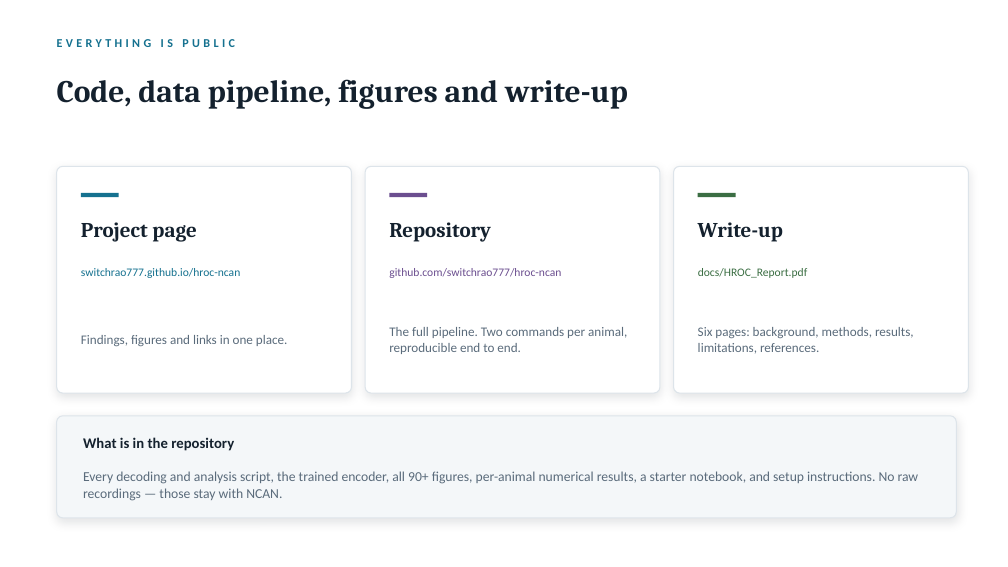
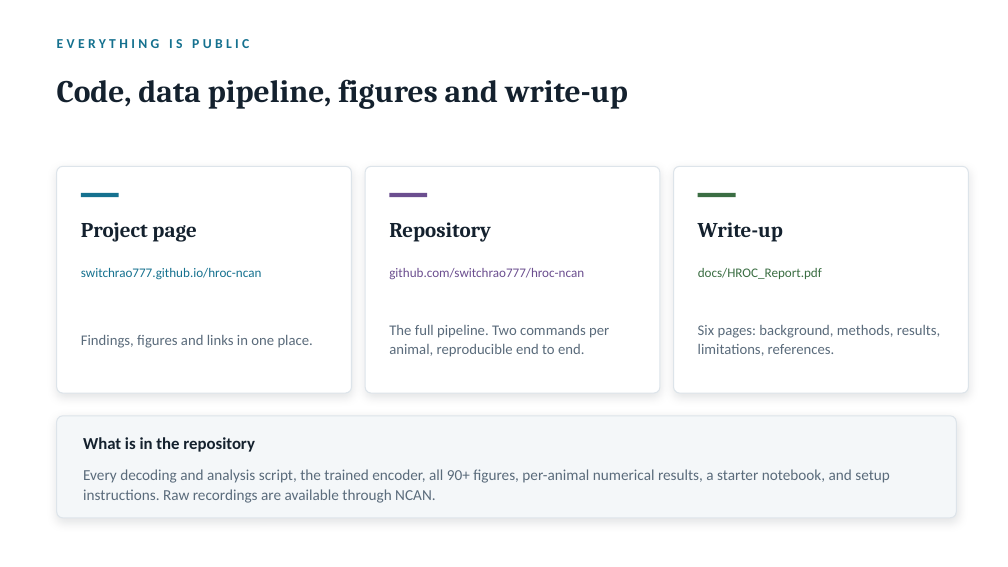
Before and after one commit to switchrao777/hroc-ncan, a slide deck: slide 33 of slides/HROC_Team_Presentation.pptx. Drawn at 1008x567 pixels with LibreOffice and Linux fonts; fonts in the diff are those of the drawing. Boxes give left, top, right and bottom in pixels: in the first picture for what was removed or moved away, otherwise in the second. Text is boxed around its words. In the diff, an @@ line names an element or a change of style, - is before the commit and + after.

```diff
--- a/slides/HROC_Team_Presentation.pptx
+++ b/slides/HROC_Team_Presentation.pptx
@@ text "EVERYTHING IS PUBLIC" at [57,39,249,48]: size 11.5 to 13 pt @@
@@ size 11 to 12.5 pt in 3 elements at [81,268,262,280], [389,268,584,279], [698,268,822,279] @@
@@ size 12.5 to 14 pt in 3 elements at [81,335,313,348], [389,325,609,357], [698,325,940,356] @@
@@ text "What is in the repository" at [83,437,255,452]: size 14 to 16 pt @@
@@ text at [83,469,890,503]: text changed; size 13 to 14.5 pt @@
-Every decoding and analysis script, the trained encoder, all 90+ figures, per-animal numerical results, a starter notebook, and setup instructions. No raw recordings — those stay with NCAN.
+Every decoding and analysis script, the trained encoder, all 90+ figures, per-animal numerical results, a starter notebook, and setup instructions. Raw recordings are available through NCAN.
```
Also in this commit, not shown: 32 other slides changed, 1 slide added, 1 slide removed, 31 other files.
